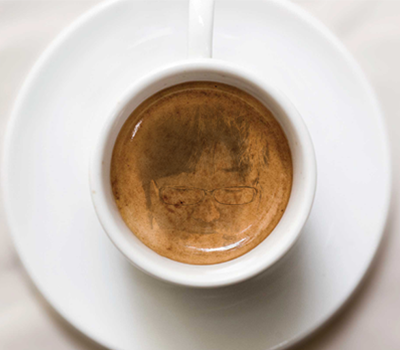
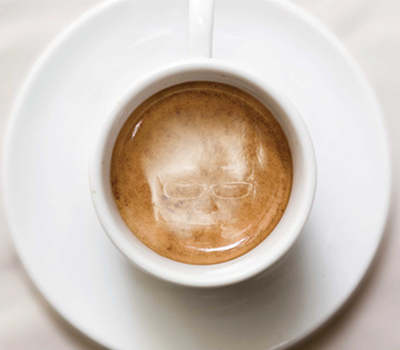
Two versions of the same layered image (400x350). Layer-by-layer changes:
hid "Layer 1" over [left=132, top=101, right=271, bottom=257]
added layer "Layer 2" above "latte-art-photoshop-tutorial-1" over [left=138, top=106, right=266, bottom=246]
